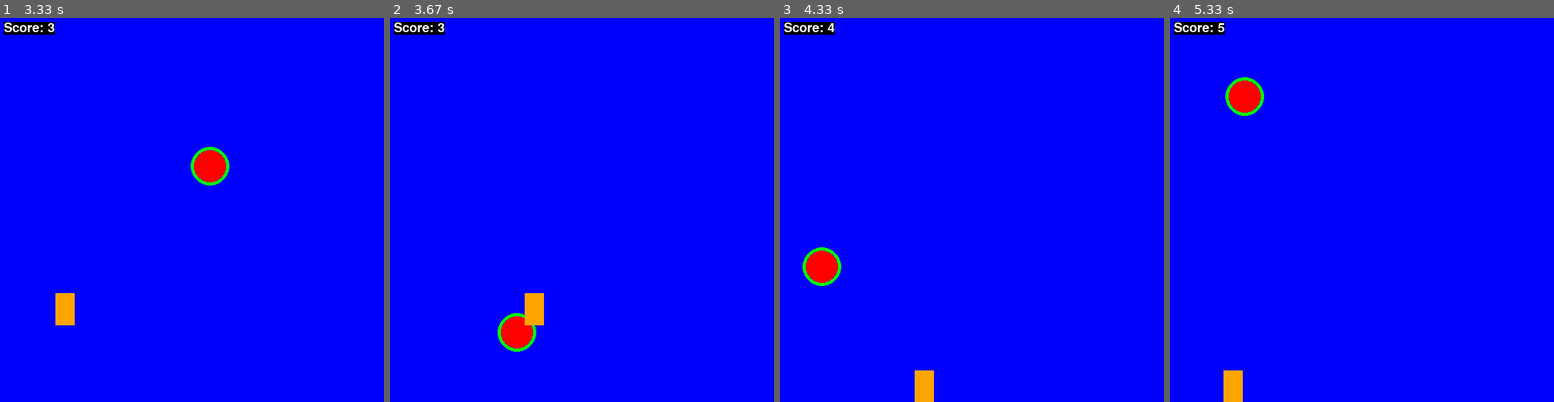
Above: before the commit, frames 1-4 (left to right).
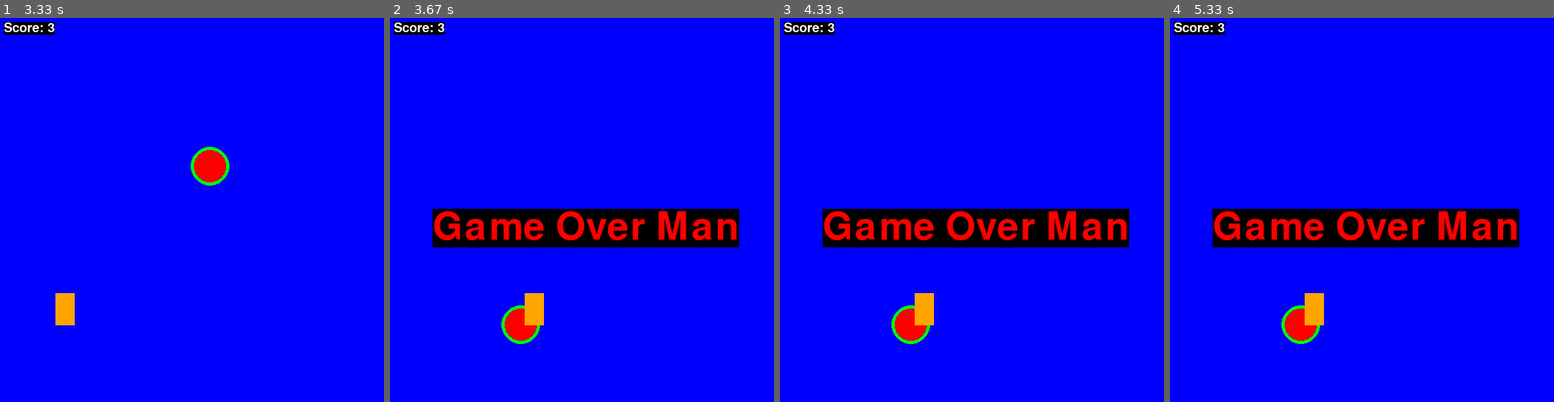
Above: after the commit, the same moments.

Repository: MrReaperIsGettingToNationals/Cool-game
Game: pygame game, started from pygameadfe.py
The game is run twice, just before and just after one commit, with the same random seed, the same clock (stepped at 60 frames per second) and the same inputs.
Inputs:
- Up to frame 1 (3.33 s): hold Left 0.33-0.87 s; hold Down 0.9-1.45 s; hold Left 1.48-2.12 s; hold Up 2.15-2.82 s; hold Right from 2.85 s (still down)
- Up to frame 2 (3.67 s): release Right at 3.53 s; hold Down from 3.57 s (still down)
- Up to frame 3 (4.33 s): release Down at 4.27 s; hold Left from 4.3 s (still down)
- Up to frame 4 (5.33 s): release Left at 5 s; hold Right from 5.03 s (still down)

Frame 1 is identical in both runs. In frame 2, 8.5% of the frame differs, in the area x 11-91%, y 49-87%; in frame 3, 10%, in the area x 5-91%, y 1-100%; in frame 4, 10%.

Commit message:
Update pygameadfe.py

Diff:
--- a/pygameadfe.py
+++ b/pygameadfe.py
@@ -25,8 +25,27 @@
 player_speed = 3
 
 font = pygame.font.Font("freesansbold.ttf", 20)
+game_over_font = pygame.font.Font("freesansbold.ttf", 60)
 score = 0
 timer = pygame.time.Clock()
+
+def check_collision(playerx, playery, ballx, bally):
+    if abs(playerx - ballx) < 45 and abs(playery - bally) < 55:
+        global player_x_direction
+        global player_y_direction
+        global circle_x_direction
+        global circle_y_direction
+        player_x_direction = 0
+        player_y_direction = 0
+        circle_x_direction = 0
+        circle_y_direction = 0
+        game_over()
+
+
+def game_over():
+    display_game_over = game_over_font.render("Game Over Man", True, red, black)
+    screen.blit(display_game_over, (70, 300))
+
 
 def update_player_position():
     global player_x
@@ -109,9 +128,10 @@
 
         screen.fill((background))
 
-        pygame.draw.circle(screen, green, (circle_x, circle_y), 30, 5)
-        pygame.draw.circle(screen, red, (circle_x, circle_y), 25)
-        pygame.draw.rect(screen, orange, [player_x, player_y, player_width, player_height])
+        ball = pygame.draw.circle(screen, green, (circle_x, circle_y), 30, 5)
+        ball = pygame.draw.circle(screen, red, (circle_x, circle_y), 25)
+        gamer =  pygame.draw.rect(screen, orange, [player_x, player_y, player_width, player_height])
+        check_collision(gamer.centerx, gamer.centery, ball.centerx, ball.centery)
         display_score = font.render("Score: "+ str(score), True, white, black)
         screen.blit(display_score, (10, 10))
         pygame.display.flip()
